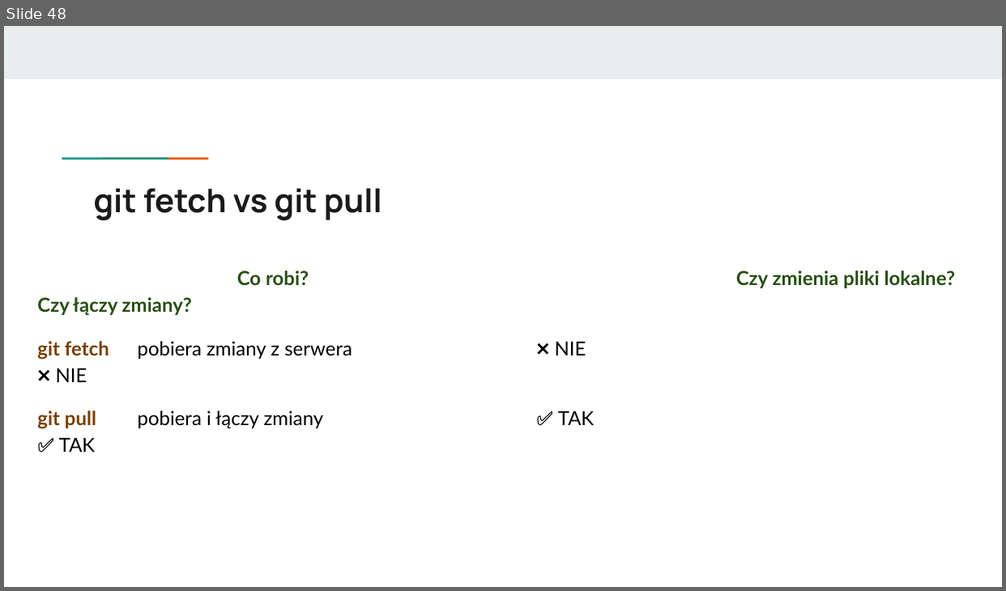
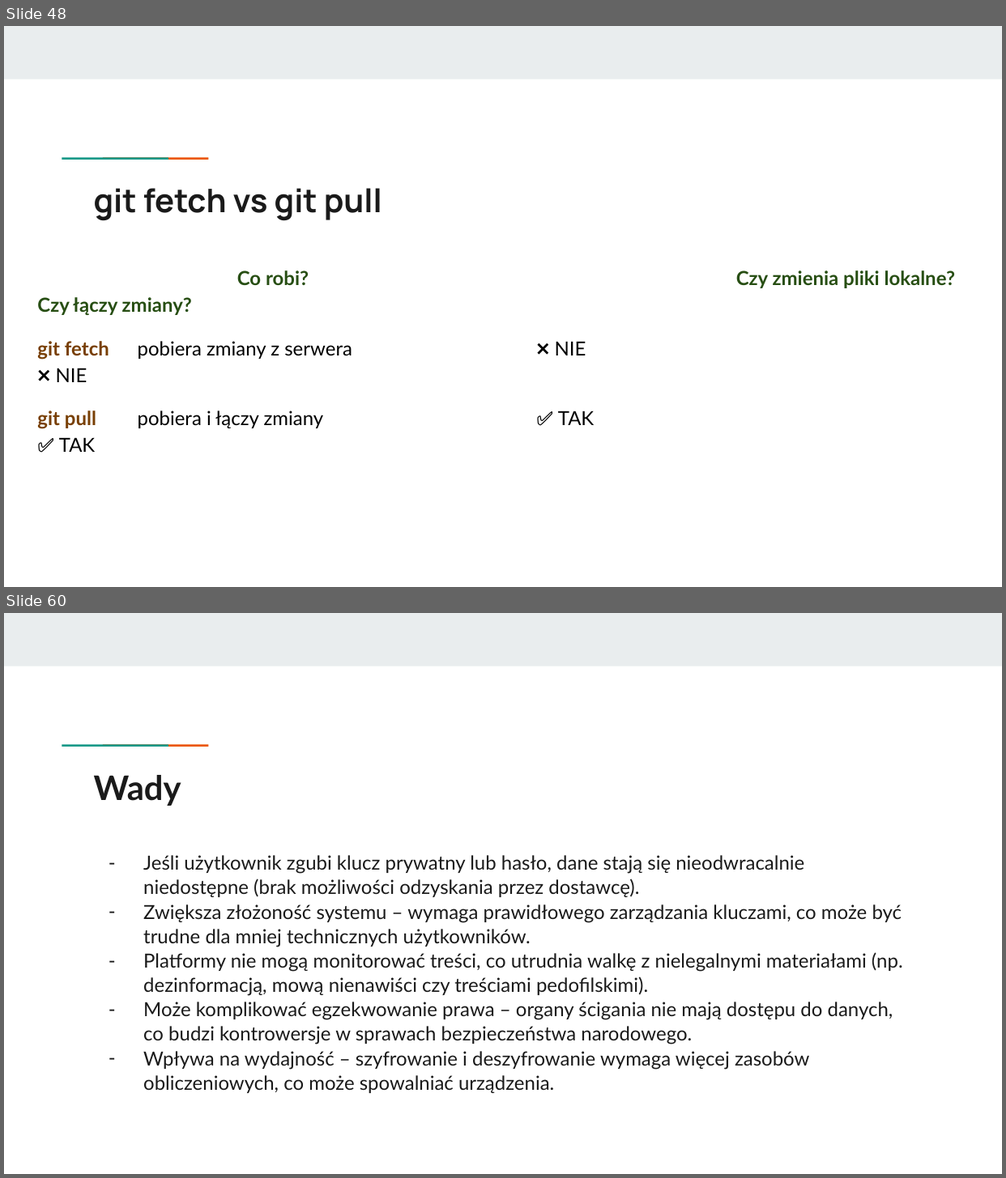
Before and after one commit to KasiaKasia/PRZEDMIOTY, a slide deck: ZASTOSOWANIE_INFORMATYKI/1A-gr_2/Zastosowanie informatyki - 1A gr. 2-plik2.pptx. Shown one above the other, each under a label of ours: slide 48 before the commit, slides 48 and 60 after it; the slides between them are not shown. The pictures are 1006x591 and 1006x1178 pixels, drawn with LibreOffice and Linux fonts; fonts in the diff are those of the drawing. Boxes give left, top, right and bottom in pixels: in the first picture for what was removed or moved away, otherwise in the second. Text is boxed around its words. In the diff, an @@ line names an element or a change of style, - is before the commit and + after.

```diff
--- a/ZASTOSOWANIE_INFORMATYKI/1A-gr_2/Zastosowanie informatyki - 1A gr. 2-plik2.pptx
+++ b/ZASTOSOWANIE_INFORMATYKI/1A-gr_2/Zastosowanie informatyki - 1A gr. 2-plik2.pptx
@@ slide 60 added at (4, 613, 1002, 1174), background #FFFFFF; not listed: 3 template elements that a slide beside it also shows @@
@@ title added at (94, 775, 181, 806), 24.4 pt, text #1A1A1A, bold @@
+Wady
@@ text added at (143, 855, 903, 1093), 14 pt, text #1A1A1A @@
+– Jeśli użytkownik zgubi klucz prywatny lub hasło, dane stają się nieodwracalnie niedostępne (brak możliwości odzyskania przez dostawcę).
+– Zwiększa złożoność systemu – wymaga prawidłowego zarządzania kluczami, co może być trudne dla mniej technicznych użytkowników.
+– Platformy nie mogą monitorować treści, co utrudnia walkę z nielegalnymi materiałami (np. dezinformacją, mową nienawiści czy treściami pedofilskimi).
+– Może komplikować egzekwowanie prawa – organy ścigania nie mają dostępu do danych, co budzi kontrowersje w sprawach bezpieczeństwa narodowego.
+– Wpływa na wydajność – szyfrowanie i deszyfrowanie wymaga więcej zasobów obliczeniowych, co może spowalniać urządzenia.
```
Also in this commit, not shown: 14 other slides added, 1 other file.
